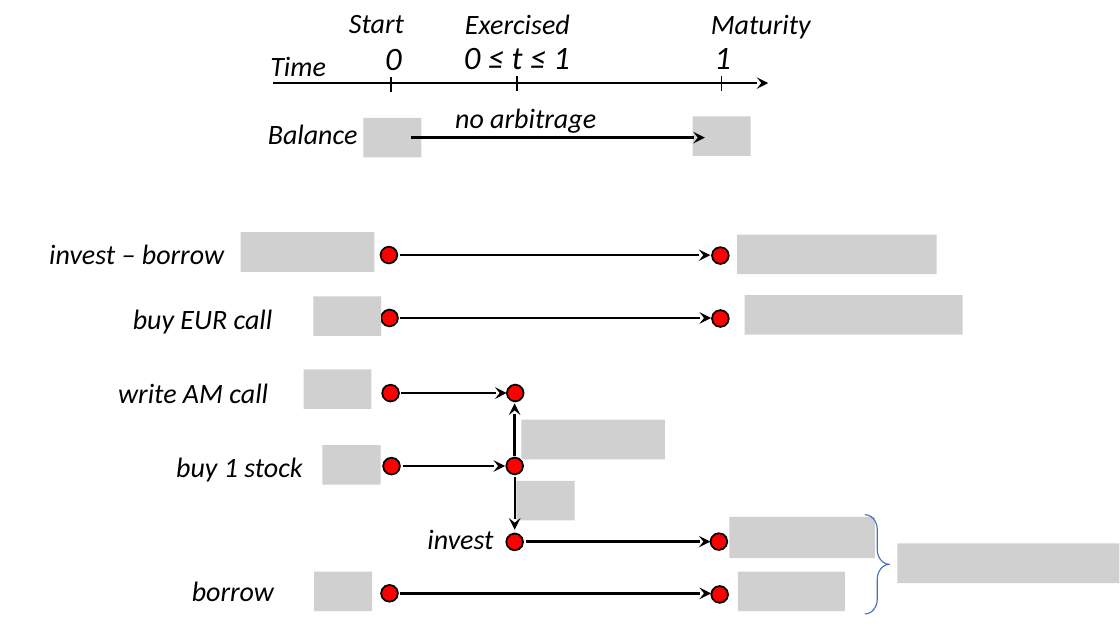
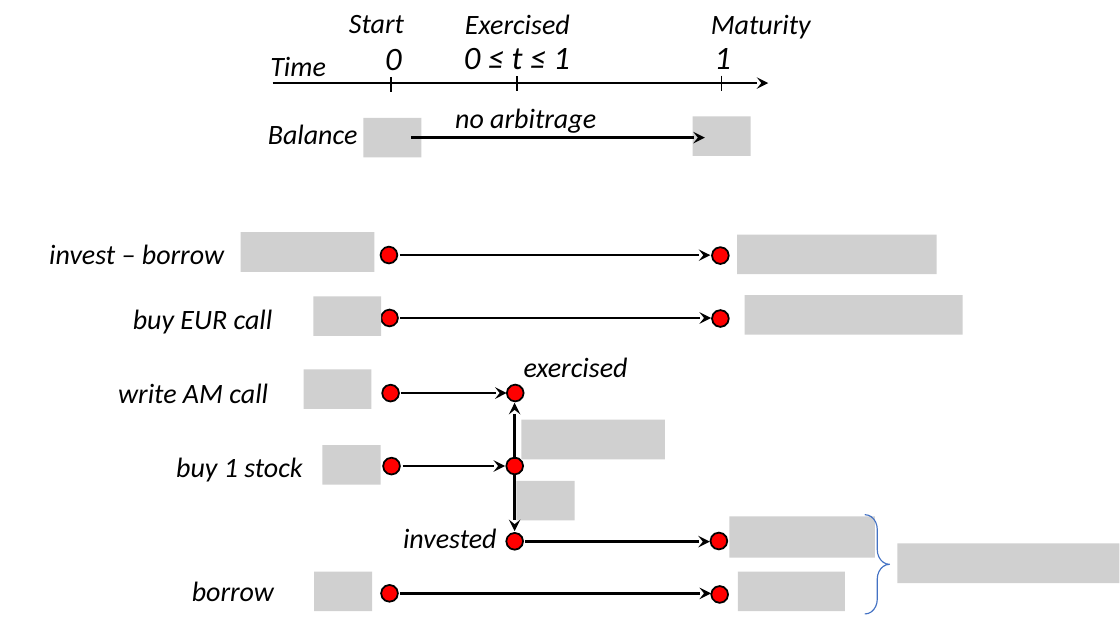
Before and after one commit to fij/btup, a slide deck: slide 1 of img/am-call-eur-call.pptx. Drawn at 1120x630 pixels with LibreOffice and Linux fonts; fonts in the diff are those of the drawing; grey boxes stand for pictures. Boxes give left, top, right and bottom in pixels: in the first picture for what was removed or moved away, otherwise in the second. Text is boxed around its words. In the diff, an @@ line names an element or a change of style, - is before the commit and + after.

```diff
--- a/img/am-call-eur-call.pptx
+++ b/img/am-call-eur-call.pptx
@@ text added at bbox=[524, 357, 628, 378], 24 pt, text #000000, italic @@
+exercised
@@ text at bbox=[403, 528, 497, 549]: text changed @@
-invest
+invested
```
Also in this commit, not shown: 4 other files.
